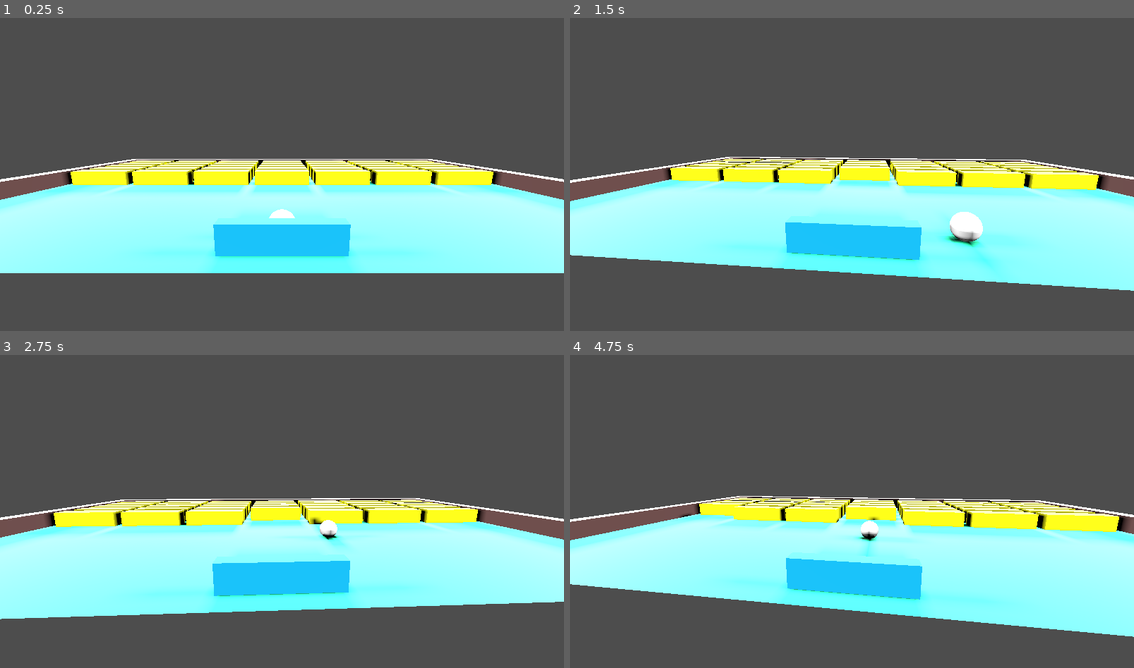
Above: before the commit, frames 1-4 (two rows, left to right).
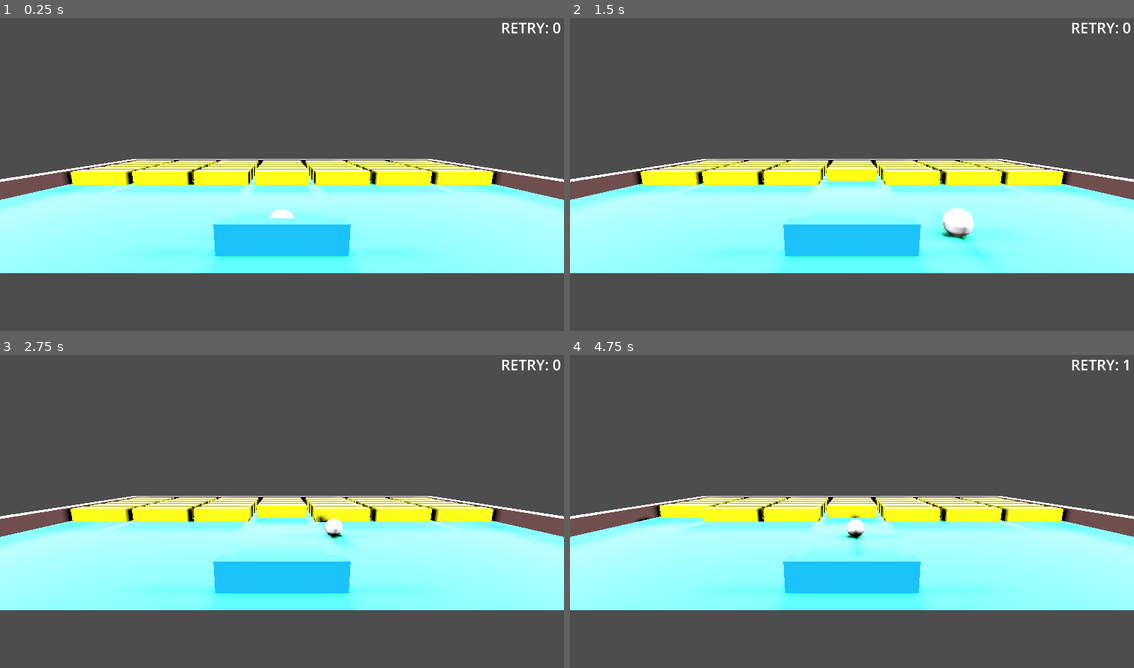
Above: after the commit, the same moments.

Repository: batako/Breakout-on-Godot
Game: Godot game, scene res://game.tscn
The game is run twice, just before and just after one commit, with the same random seed, the same clock (stepped at 60 frames per second) and the same inputs.
Inputs (mouse positions are in pixels of both pictures, inside the frame that each line leads up to):
- Up to frame 1 (0.25 s): no input
- Up to frame 2 (1.5 s): tap Enter (ui_accept) at 0.5, 0.77 s; move the mouse to (880, 171) at 0.52 s; hold W (move_forward) from 0.53 s (still down); move the mouse to (823, 174) at 1.27 s
- Up to frame 3 (2.75 s): keep holding W (move_forward); tap Enter (ui_accept) at 1.52 s; move the mouse to (293, 505) at 2.02 s
- Up to frame 4 (4.75 s): keep holding W (move_forward); move the mouse to (846, 514) at 2.77 s; tap Enter (ui_accept) at 3.02, 3.77, 4.52 s; move the mouse to (891, 514) at 3.52 s; move the mouse to (806, 505) at 4.27 s

The runs differ from the first frame. In frame 1, 0.2% of the frame differs, in the area x 88-100%, y 1-5%; in frame 2, 9.0%; in frame 3, 7.0%; in frame 4, 12%, in the area x 0-100%, y 1-91%.

Commit message:
リトライ回数を画面に表示するように

Diff:
--- a/ball.gd
+++ b/ball.gd
@@ -10,6 +10,8 @@
 # 等速直線運動を維持するための速度
 var constant_speed = 10.0
 var bottom_wall: Area3D
+
+signal retry
 
 func _ready():
 	player = $"../Player"
@@ -36,5 +38,7 @@
 
 
 func _on_bottom_body_entered(body: Node3D) -> void:
-	is_launched = false
-	linear_velocity = Vector3.ZERO
+	if is_launched:
+		is_launched = false
+		linear_velocity = Vector3.ZERO
+		emit_signal("retry")
--- /dev/null
+++ b/game.gd
@@ -0,0 +1,16 @@
+extends Node3D
+
+
+@onready var ball: RigidBody3D = $Ball
+@onready var label: Label = $Control/MarginContainer/TryLabel
+
+var retry: int
+
+
+func _ready() -> void:
+	retry = 0
+
+
+func _on_ball_retry() -> void:
+	retry += 1
+	label.text = "RETRY: " + str(retry)
--- a/game.tscn
+++ b/game.tscn
@@ -1,7 +1,8 @@
-[gd_scene load_steps=15 format=3 uid="uid://by7uvctnl67ih"]
+[gd_scene load_steps=16 format=3 uid="uid://by7uvctnl67ih"]
 
 [ext_resource type="PackedScene" uid="uid://tprqehaohq8q" path="res://block.tscn" id="1_atuoi"]
 [ext_resource type="PackedScene" uid="uid://cve0r4tmchx8v" path="res://player.tscn" id="1_oonqb"]
+[ext_resource type="Script" path="res://game.gd" id="1_rke1m"]
 [ext_resource type="PackedScene" uid="uid://d4vplaidtug1" path="res://ball.tscn" id="2_7msgm"]
 
 [sub_resource type="StandardMaterial3D" id="StandardMaterial3D_te8xw"]
@@ -41,6 +42,7 @@
 size = Vector3(17, 1, 0.5)
 
 [node name="Game" type="Node3D"]
+script = ExtResource("1_rke1m")
 
 [node name="Light" type="Node" parent="."]
 
@@ -224,4 +226,33 @@
 [node name="Ball" parent="." instance=ExtResource("2_7msgm")]
 transform = Transform3D(1, 0, 0, 0, 1, 0, 0, 0, 1, 2.08165e-12, 2.08165e-12, 3)
 
+[node name="Control" type="Control" parent="."]
+layout_mode = 3
+anchors_preset = 15
+anchor_right = 1.0
+anchor_bottom = 1.0
+grow_horizontal = 2
+grow_vertical = 2
+
+[node name="MarginContainer" type="MarginContainer" parent="Control"]
+layout_mode = 1
+anchors_preset = 15
+anchor_right = 1.0
+anchor_bottom = 1.0
+grow_horizontal = 2
+grow_vertical = 2
+theme_override_constants/margin_left = 10
+theme_override_constants/margin_top = 10
+theme_override_constants/margin_right = 10
+theme_override_constants/margin_bottom = 10
+
+[node name="TryLabel" type="Label" parent="Control/MarginContainer"]
+layout_mode = 2
+size_flags_horizontal = 8
+size_flags_vertical = 0
+theme_override_font_sizes/font_size = 50
+text = "RETRY: 0
+"
+
 [connection signal="body_entered" from="Stage/Bottom" to="Ball" method="_on_bottom_body_entered"]
+[connection signal="retry" from="Ball" to="." method="_on_ball_retry"]
